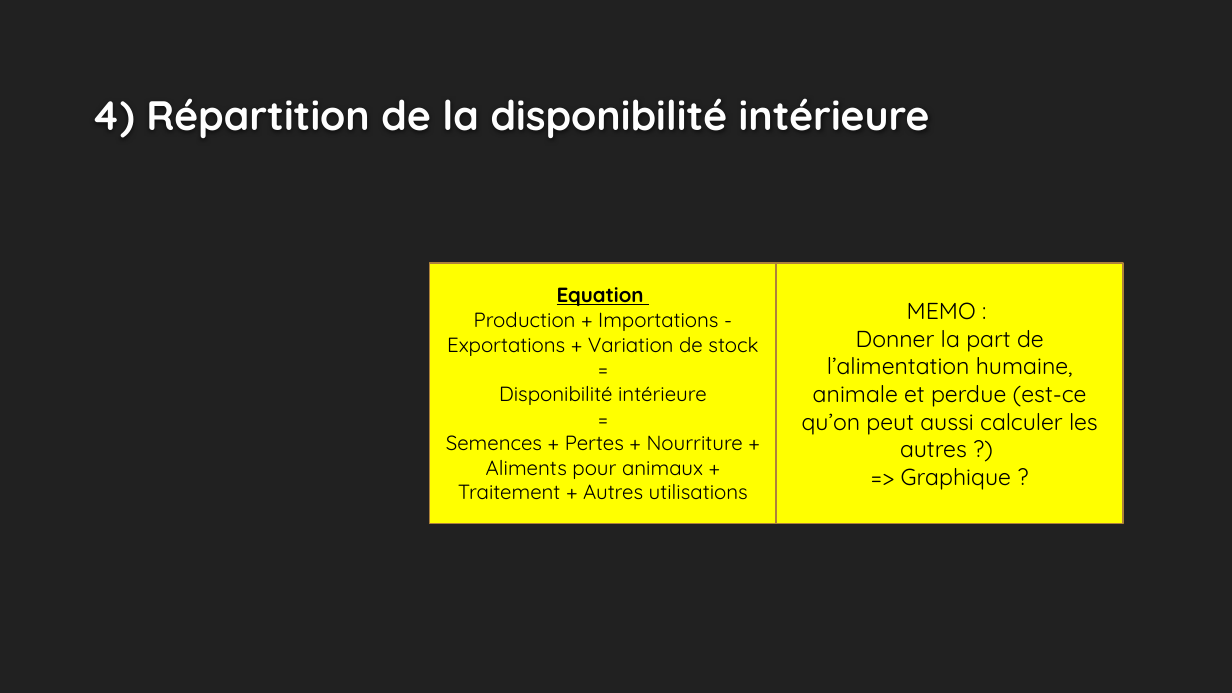
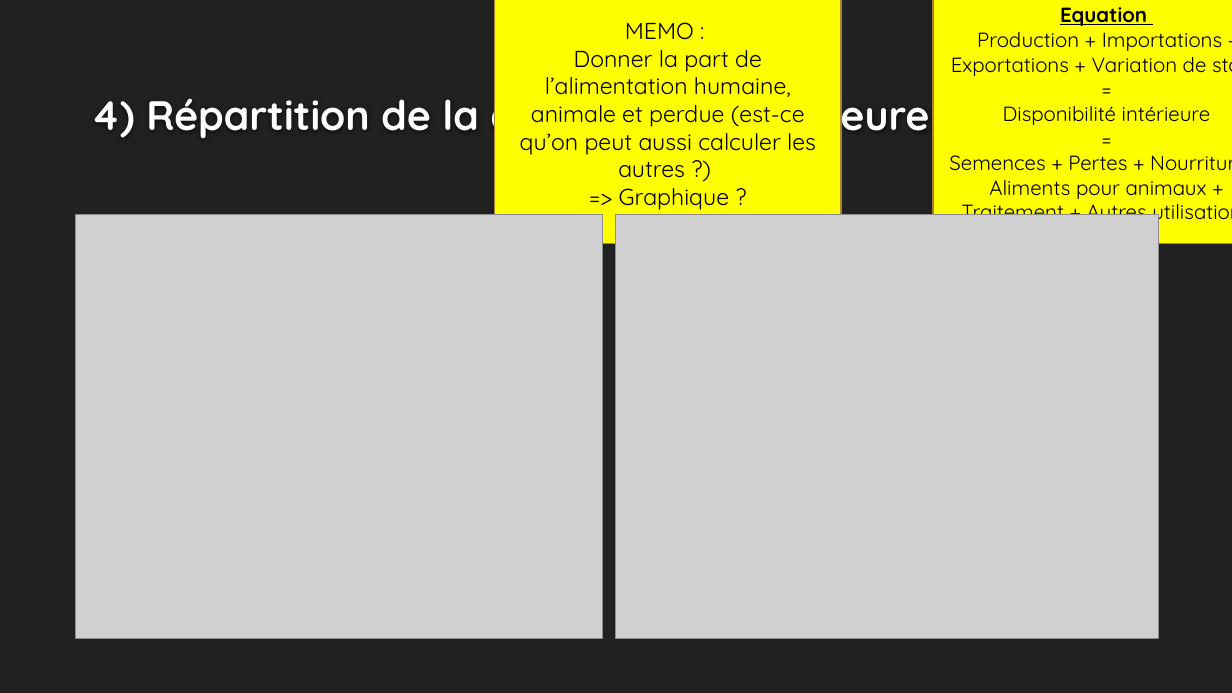
Before and after one commit to ziedbelhocine/Cours-OC, a slide deck: slide 7 of Data_Analyst/Projet_4/Template+de+présentation_Faim_monde-V2.pptx. Drawn at 1232x693 pixels with LibreOffice and Linux fonts; fonts in the diff are those of the drawing; grey boxes stand for pictures; background and template pictures are left out. Boxes give left, top, right and bottom in pixels: in the first picture for what was removed or moved away, otherwise in the second. Text is boxed around its words. In the diff, an @@ line names an element or a change of style, - is before the commit and + after.

```diff
--- a/Data_Analyst/Projet_4/Template+de+présentation_Faim_monde-V2.pptx
+++ b/Data_Analyst/Projet_4/Template+de+présentation_Faim_monde-V2.pptx
@@ rectangle "MEMO :": place and size @@
-rectangle "MEMO :" at (776,262,1123,523)
+rectangle "MEMO :" at (494,0,841,243)
@@ rectangle "Equation": place and size @@
-rectangle "Equation" at (430,262,776,523)
+rectangle "Equation" at (933,0,1232,243)
@@ picture added at (75,214,603,638) @@
@@ picture added at (616,214,1159,638) @@
```
Also in this commit, not shown: 12 other slides changed, 11 other files.
